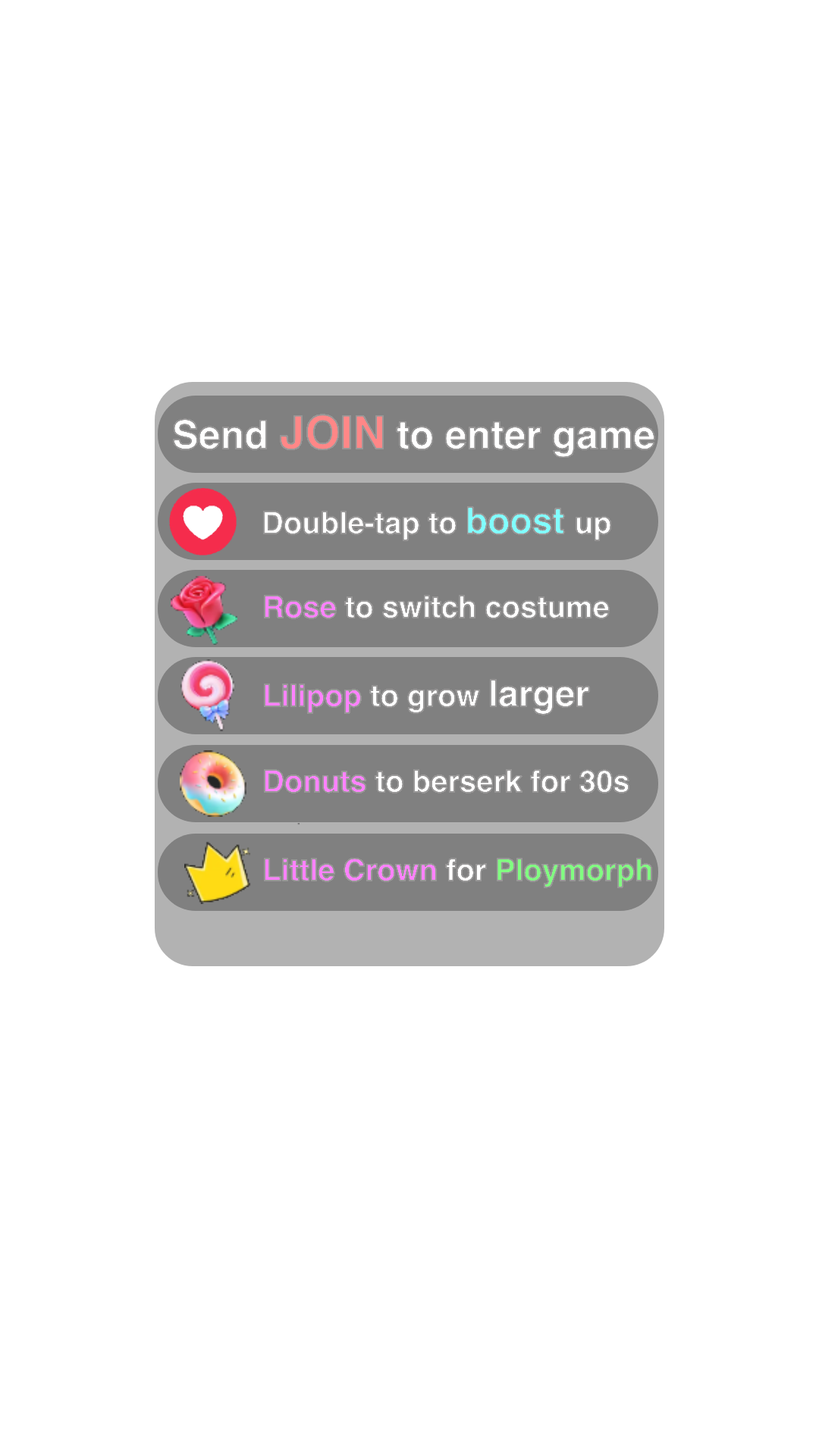
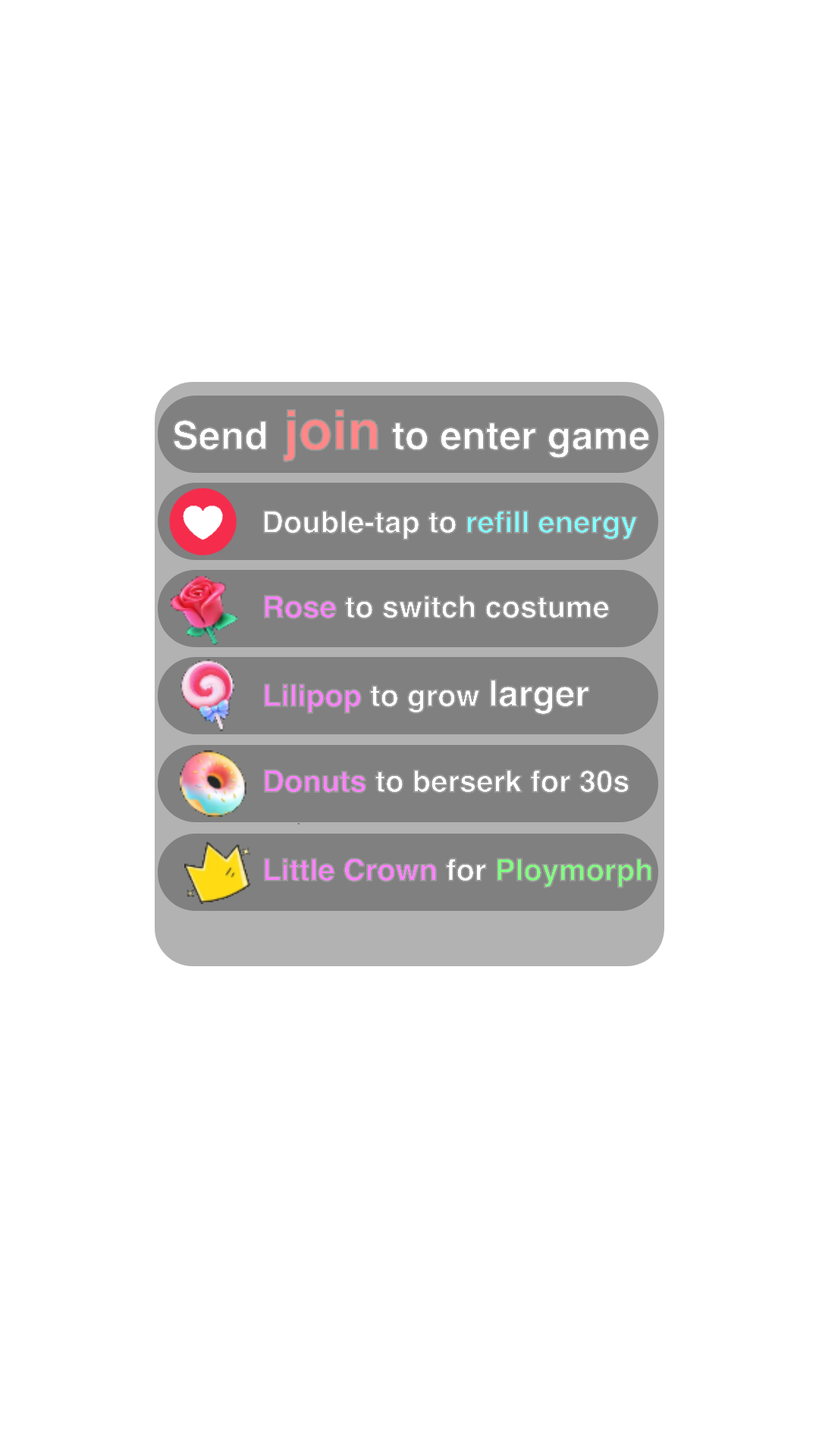
Before/after of a 819px x 1455px layered artwork. What changed in the layer stack:
renamed "Send JOIN to enter game" to "Send join to enter game", painted on it over [172, 409, 655, 463]
renamed "Double-tap to boost up" to "Double-tap to refill energy", painted on it over [263, 506, 638, 542]
